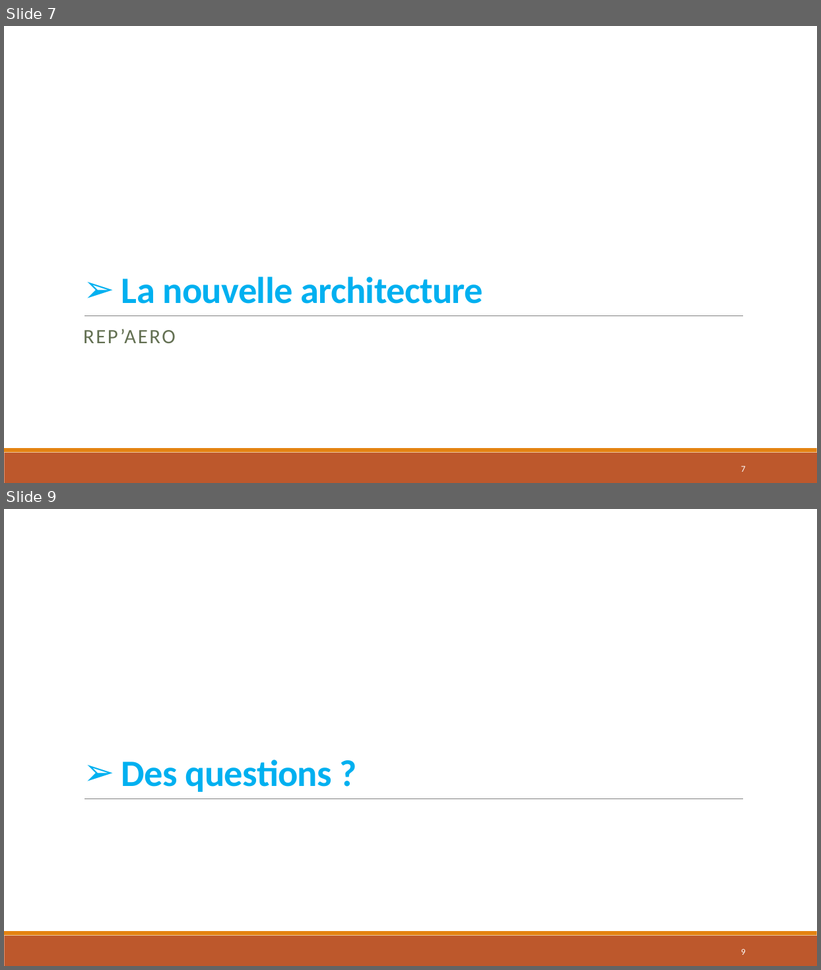
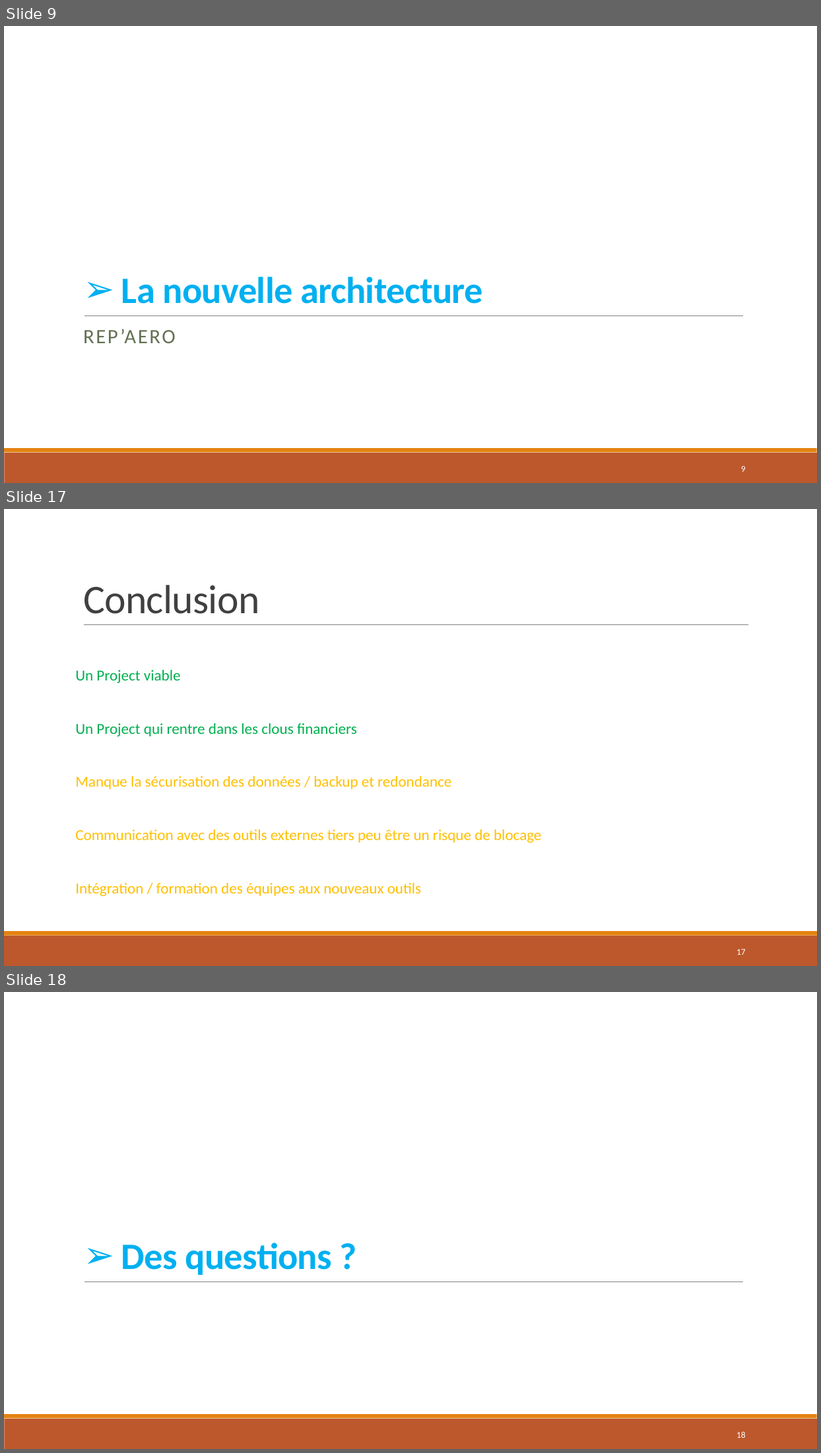
Before and after one commit to wilkill/P7-REP-AERO, a slide deck: Architecture/4 - Présentation/Présentation.pptx. Shown one above the other, each under a label of ours: slides 7 and 9 before the commit, slides 9, 17 and 18 after it; the slides between them are not shown. The pictures are 821x970 and 821x1453 pixels, drawn with LibreOffice and Linux fonts; fonts in the diff are those of the drawing. Boxes give left, top, right and bottom in pixels: in the first picture for what was removed or moved away, otherwise in the second. Text is boxed around its words. In the diff, an @@ line names an element or a change of style, - is before the commit and + after.

```diff
--- a/Architecture/4 - Présentation/Présentation.pptx
+++ b/Architecture/4 - Présentation/Présentation.pptx
@@ slide 17 added at box(4, 509, 817, 966), background #FFFFFF; not listed: 2 template elements that a slide beside it also shows @@
@@ title added at box(83, 585, 259, 614), 48 pt, text #404040 @@
+Conclusion
@@ line added from (84, 625) to (748, 625), #808080 0.5 pt @@
@@ text added at box(75, 670, 181, 683), 18 pt, text #00B050 @@
+Un Project viable
@@ text added at box(75, 723, 357, 737), 18 pt, text #00B050 @@
+Un Project qui rentre dans les clous financiers
@@ text added at box(75, 776, 451, 789), 18 pt, text #FFC000 @@
+Manque la sécurisation des données / backup et redondance
@@ text added at box(75, 830, 541, 843), 18 pt, text #FFC000 @@
+Communication avec des outils externes tiers peu être un risque de blocage
@@ text added at box(75, 883, 421, 896), 18 pt, text #FFC000 @@
+Intégration / formation des équipes aux nouveaux outils
@@ page number added at box(737, 949, 746, 955), 10.5 pt, text #FFFFFF @@
+17
@@ what was slide 7 is now slide 9 @@
@@ page number at box(741, 466, 746, 472): text changed @@
-7
+9
@@ what was slide 9 is now slide 18 @@
@@ page number at box(737, 1432, 746, 1438): text changed @@
-9
+18
```
Also in this commit, not shown: 3 slides changed, 8 other slides added.
